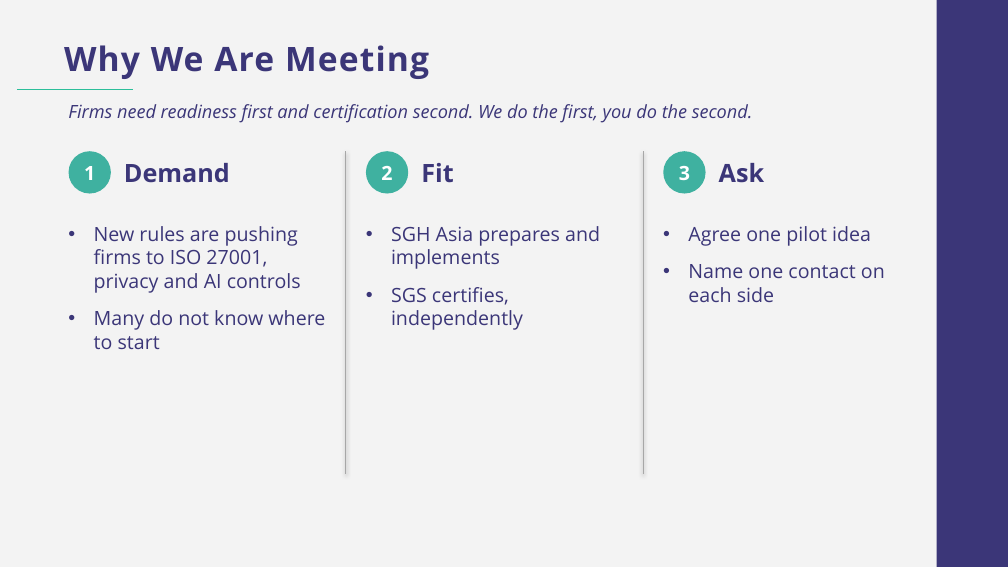
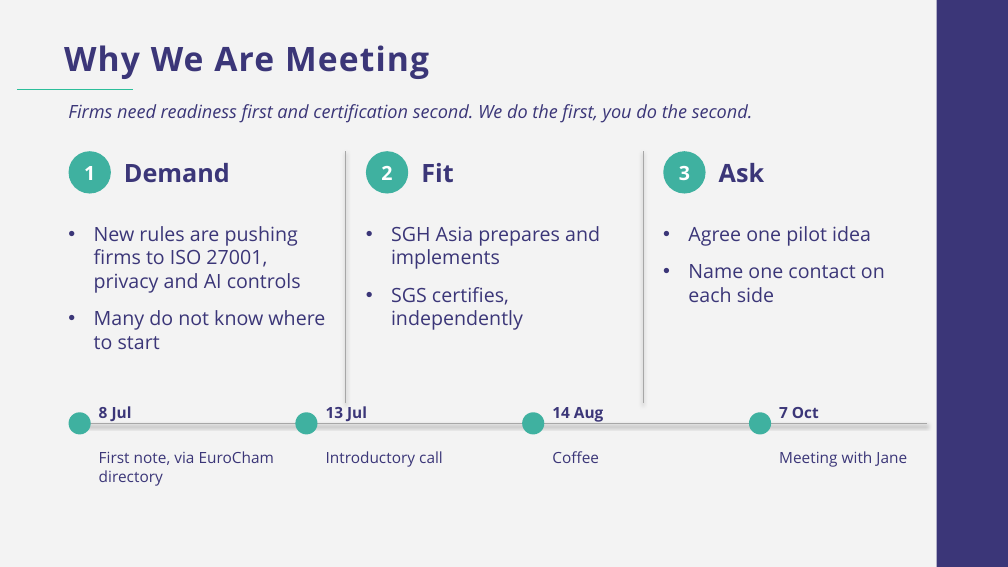
Before and after one commit to tranmyphuc/docs, a slide deck: slide 2 of SGH_Asia_SGS_Pitch_Deck.pptx. Drawn at 1008x567 pixels with LibreOffice and Linux fonts; fonts in the diff are those of the drawing; background and template pictures are left out. Boxes give left, top, right and bottom in pixels: in the first picture for what was removed or moved away, otherwise in the second. Text is boxed around its words. In the diff, an @@ line names an element or a change of style, - is before the commit and + after.

```diff
--- a/SGH_Asia_SGS_Pitch_Deck.pptx
+++ b/SGH_Asia_SGS_Pitch_Deck.pptx
@@ line moved from (346, 151) - (346, 474) to (346, 151) - (346, 403) @@
@@ line moved from (643, 151) - (643, 474) to (643, 151) - (643, 403) @@
@@ ellipse added at box(69, 412, 91, 434), fill #3FB1A0 @@
@@ text added at box(99, 406, 132, 421), 11 pt, text #3B3678, bold @@
+8 Jul
@@ ellipse added at box(295, 412, 318, 434), fill #3FB1A0 @@
@@ text added at box(326, 406, 367, 421), 11 pt, text #3B3678, bold @@
+13 Jul
@@ ellipse added at box(522, 412, 544, 434), fill #3FB1A0 @@
@@ text added at box(552, 407, 603, 422), 11 pt, text #3B3678, bold @@
+14 Aug
@@ ellipse added at box(749, 412, 771, 434), fill #3FB1A0 @@
@@ text added at box(779, 407, 819, 418), 11 pt, text #3B3678, bold @@
+7 Oct
@@ line added from (81, 423) to (927, 423), #A7A7A7 1 pt @@
@@ text added at box(99, 451, 274, 486), 11 pt, text #3B3678 @@
+First note, via EuroCham directory
@@ text added at box(326, 451, 443, 467), 11 pt, text #3B3678 @@
+Introductory call
@@ text added at box(552, 451, 599, 463), 11 pt, text #3B3678 @@
+Coffee
@@ text added at box(779, 451, 907, 467), 11 pt, text #3B3678 @@
+Meeting with Jane
```
Also in this commit, not shown: 5 other slides changed.
